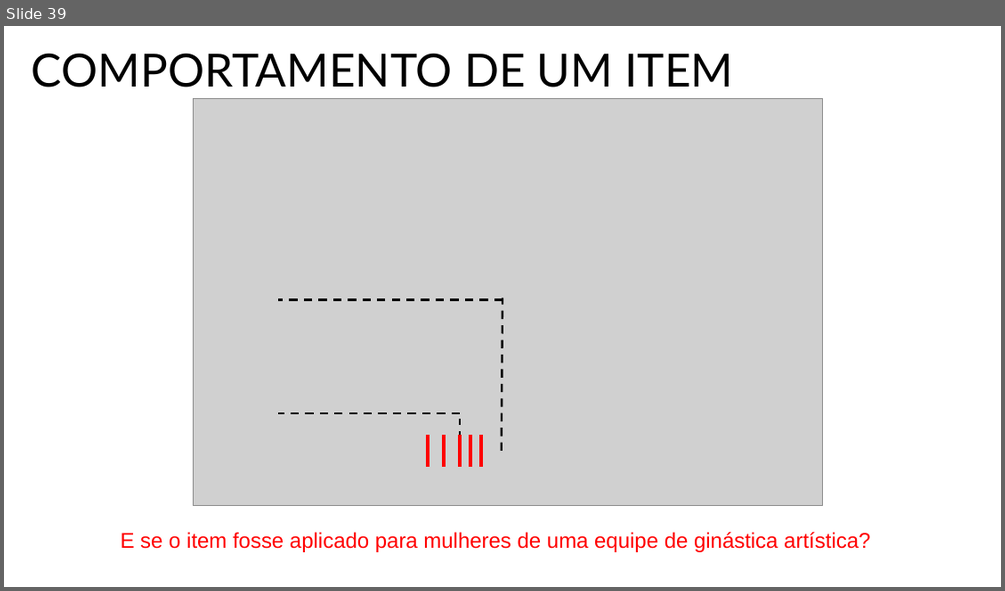
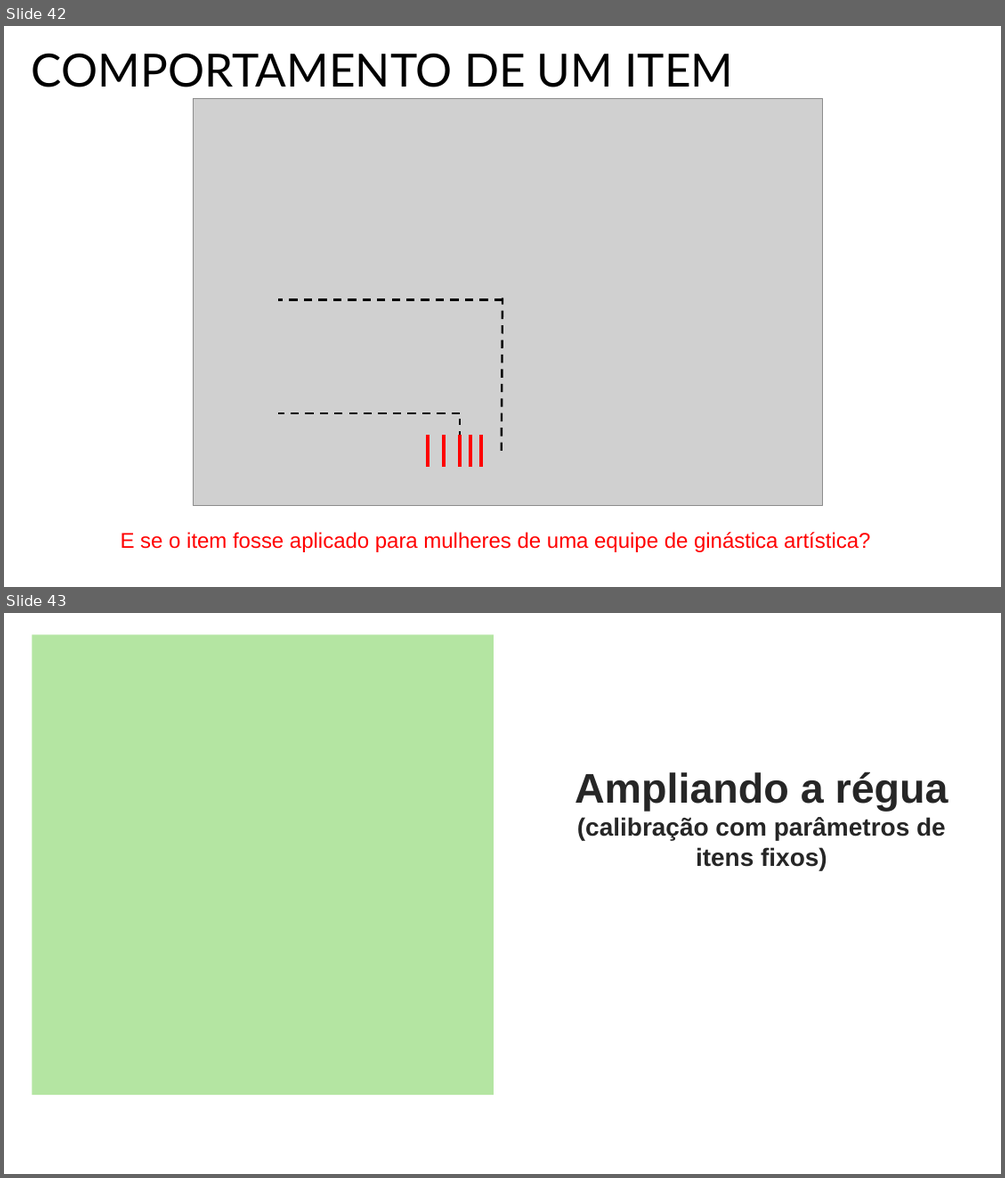
Before and after one commit to catvantelab/oficinaTRI2025, a slide deck: apresentacao/ampliando_regua.pptx. Shown one above the other, each under a label of ours: slide 39 before the commit, slides 42 and 43 after it. The pictures are 1005x591 and 1005x1178 pixels, drawn with LibreOffice and Linux fonts; fonts in the diff are those of the drawing; grey boxes stand for pictures. Boxes give left, top, right and bottom in pixels: in the first picture for what was removed or moved away, otherwise in the second. Text is boxed around its words. In the diff, an @@ line names an element or a change of style, - is before the commit and + after.

```diff
--- a/apresentacao/ampliando_regua.pptx
+++ b/apresentacao/ampliando_regua.pptx
@@ slide 43 added at [4,613,1001,1174], background #FFFFFF @@
@@ rectangle added at [32,634,493,1094], fill #B4E5A2 @@
@@ text added at [574,771,948,870], 24 pt, text #262626, bold @@
+Ampliando a régua
+(calibração com parâmetros de itens fixos)
@@ what was slide 39 is now slide 42 @@
```
Also in this commit, not shown: 4 slides changed, 1 slide removed, 2 other files.
